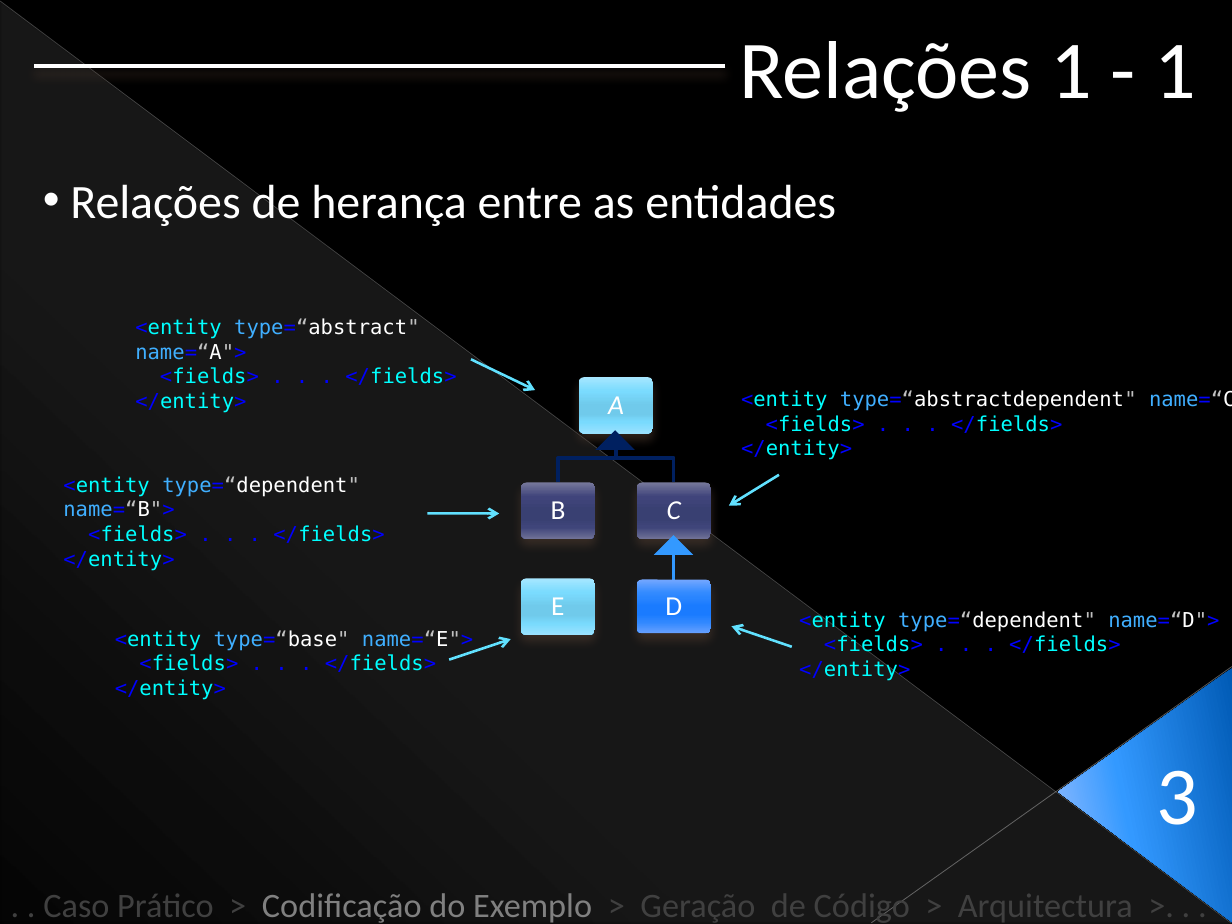
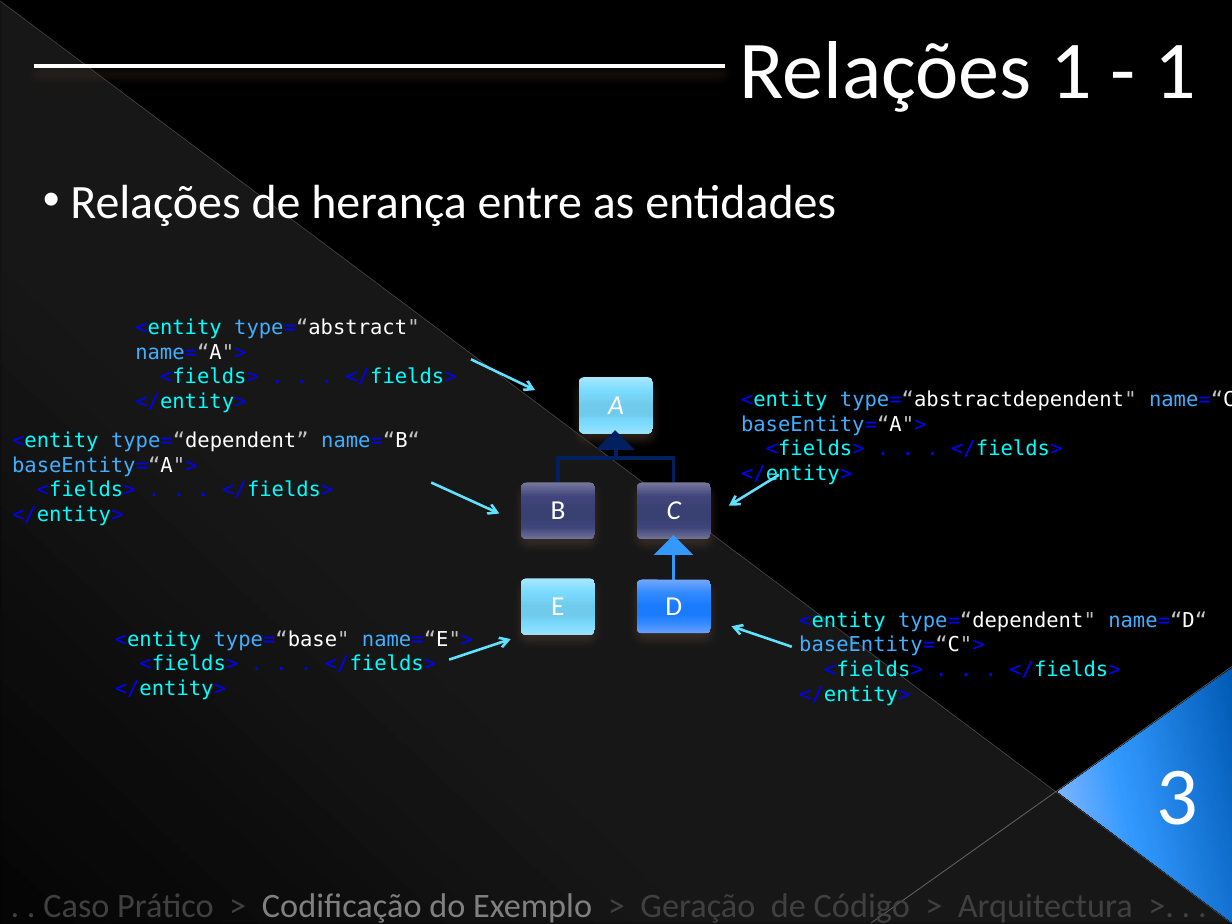
Before and after one commit to Netivski/projectoseminario, a slide deck: slide 20 of Apresentação Final/Presentation Sketch.pptx. Drawn at 1232x924 pixels with LibreOffice and Linux fonts; fonts in the diff are those of the drawing. Boxes give left, top, right and bottom in pixels: in the first picture for what was removed or moved away, otherwise in the second. Text is boxed around its words. In the diff, an @@ line names an element or a change of style, - is before the commit and + after.

```diff
--- a/Apresentação Final/Presentation Sketch.pptx
+++ b/Apresentação Final/Presentation Sketch.pptx
@@ text at <box>741,390,1232,436</box>: text changed @@
-<entity type=“abstractdependent" name=“C">
+<entity type=“abstractdependent" name=“C“ baseEntity=“A">
@@ text "<entity type=“dependent” name=“B“ baseEntity=“A">": place and size @@
-text "<entity type=“dependent” name=“B“ baseEntity=“A">" at <box>63,476,384,571</box>
+text "<entity type=“dependent” name=“B“ baseEntity=“A">" at <box>12,431,420,498</box>
@@ text at <box>12,431,420,477</box>: text changed; text colour #FFFFFF to #40AFFF @@
-<entity type=“dependent" name=“B">
+<entity type=“dependent” name=“B“ baseEntity=“A">
@@ arrow moved from (428, 514) - (499, 514) to (431, 483) - (499, 514) @@
@@ text at <box>799,610,1207,657</box>: text changed; text colour #FFFFFF to #40AFFF @@
-<entity type=“dependent" name=“D">
+<entity type=“dependent" name=“D“
+baseEntity=“C">
```
Also in this commit, not shown: 2 other slides changed.
